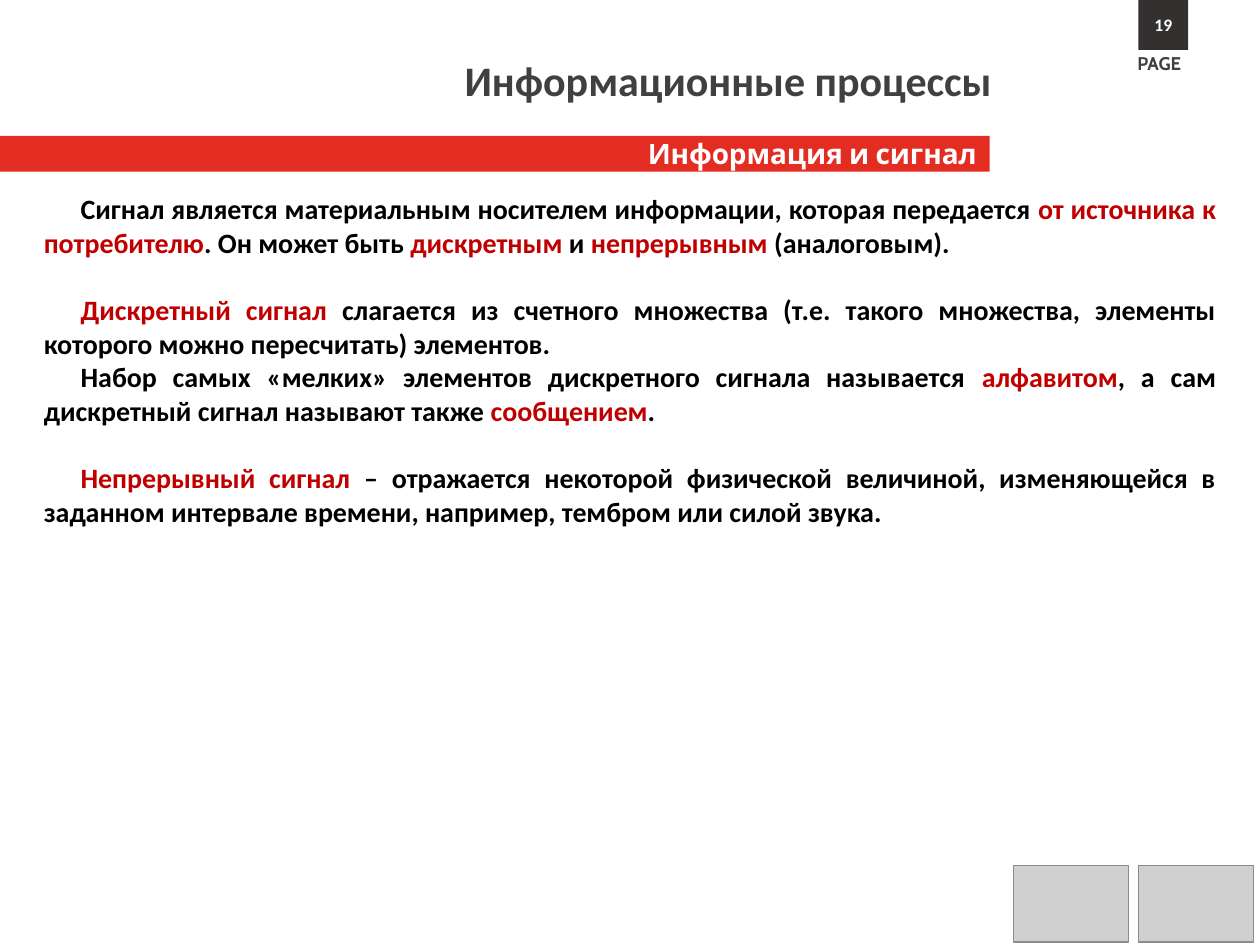
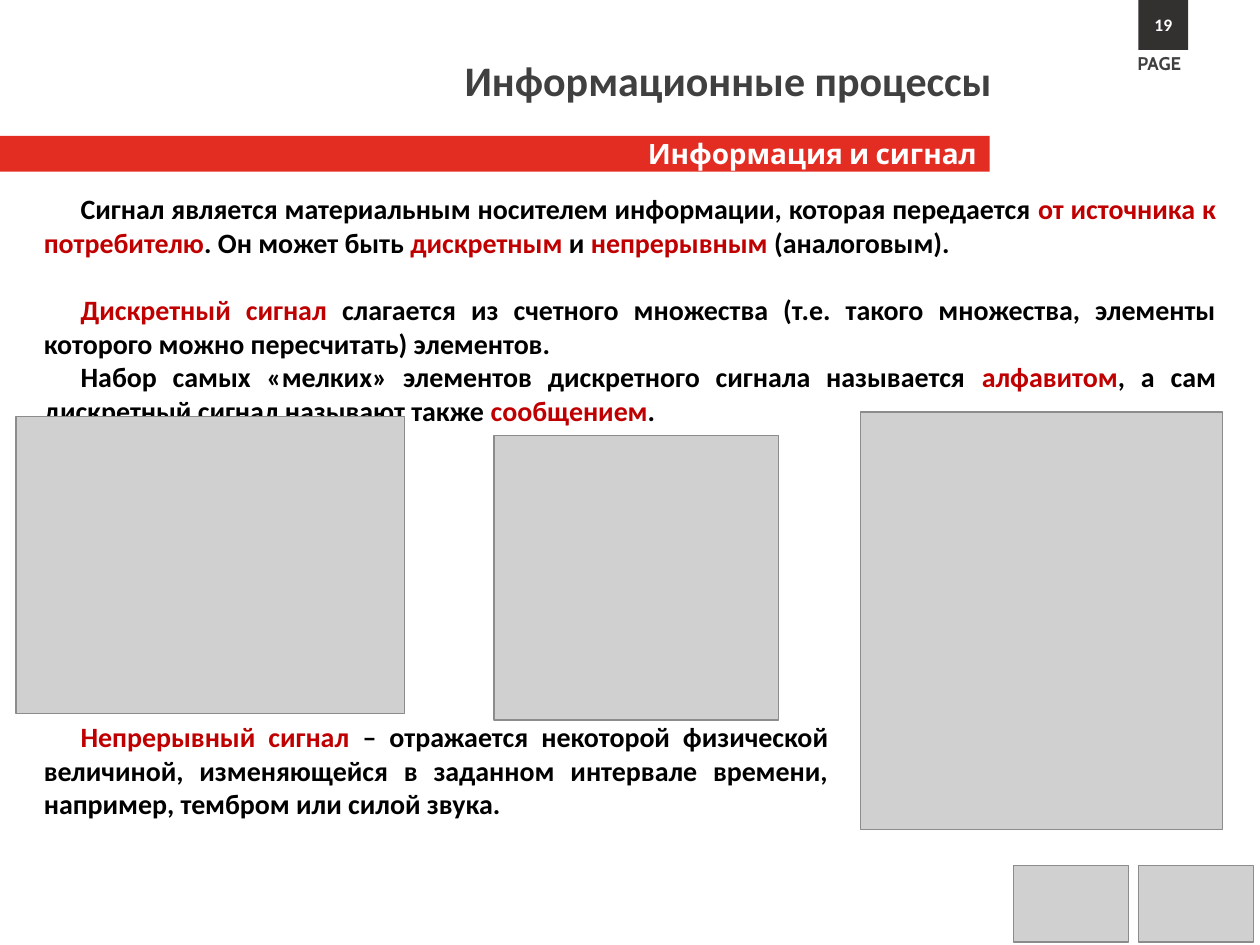
Before and after one commit to s1211001142/computer_science_course, a slide deck: slide 19 of Lectures/Л1.Информационные процессы.pptx. Drawn at 1260x945 pixels with LibreOffice and Linux fonts; fonts in the diff are those of the drawing; grey boxes stand for pictures; background and template pictures are left out. Boxes give left, top, right and bottom in pixels: in the first picture for what was removed or moved away, otherwise in the second. Text is boxed around its words. In the diff, an @@ line names an element or a change of style, - is before the commit and + after.

```diff
--- a/Lectures/Л1.Информационные процессы.pptx
+++ b/Lectures/Л1.Информационные процессы.pptx
@@ picture added at box(16, 416, 406, 713) @@
@@ picture added at box(861, 412, 1222, 829) @@
@@ picture added at box(494, 435, 779, 719) @@
@@ text at box(44, 469, 1215, 527): paragraph removed @@
-Непрерывный сигнал – отражается некоторой физической величиной, изменяющейся в заданном интервале времени, например, тембром или силой звука.
@@ text added at box(44, 728, 828, 819), 16 pt, text #000000, bold @@
+Непрерывный сигнал – отражается некоторой физической величиной, изменяющейся в заданном интервале времени, например, тембром или силой звука.
```
Also in this commit, not shown: 36 other slides changed, 1 slide removed.
